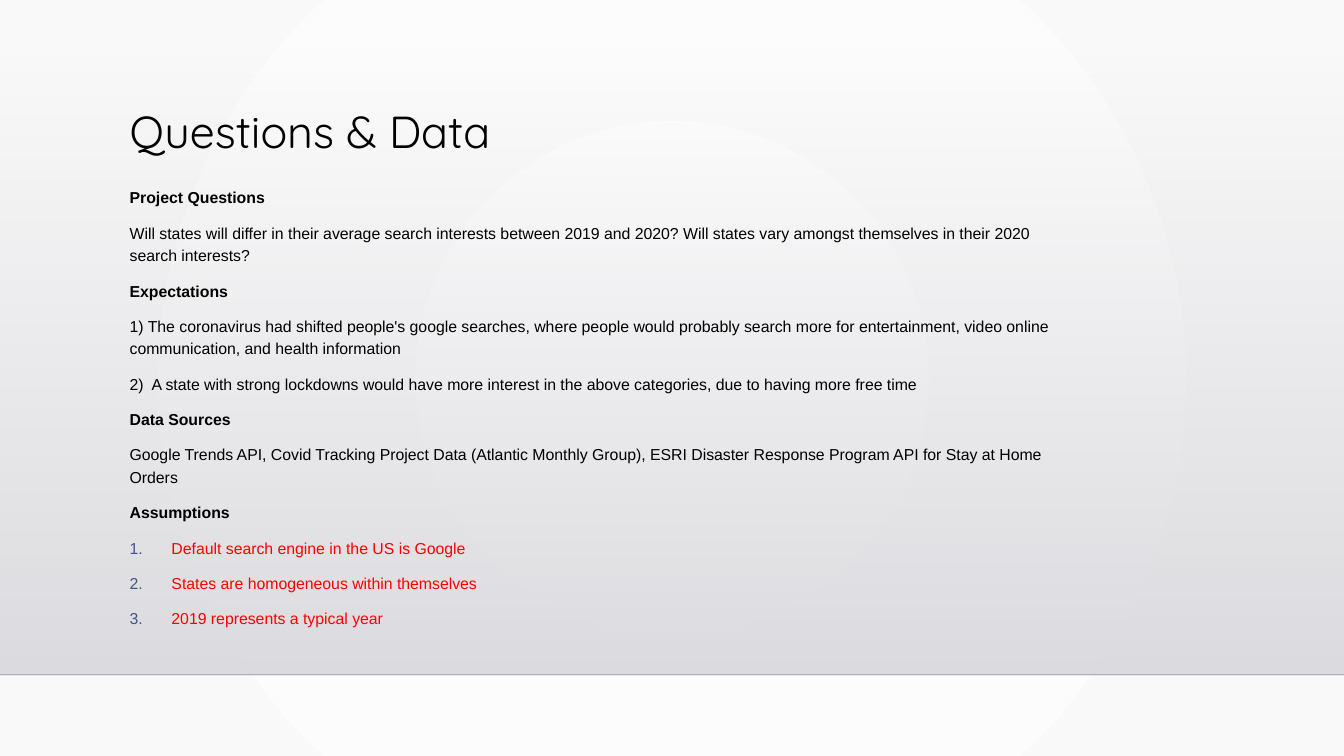
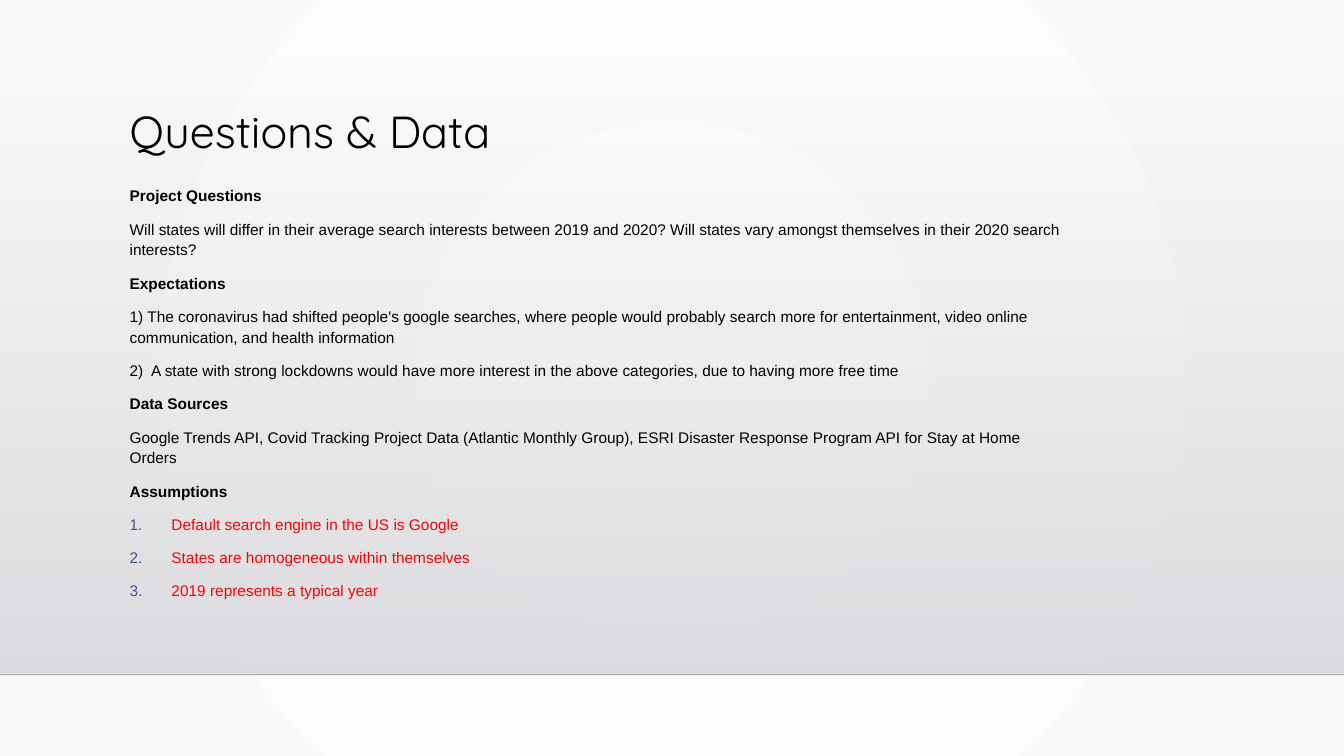
Before and after one commit to sarahDH615/google_trends_covid_project, a slide deck: slide 4 of final/final_presentation.pptx. Drawn at 1344x756 pixels with LibreOffice and Linux fonts; fonts in the diff are those of the drawing; background and template pictures are left out. Boxes give left, top, right and bottom in pixels: in the first picture for what was removed or moved away, otherwise in the second. Text is boxed around its words. In the diff, an @@ line names an element or a change of style, - is before the commit and + after.

```diff
--- a/final/final_presentation.pptx
+++ b/final/final_presentation.pptx
@@ text "Project Questions" at <box>130,190,1059,600</box>: size 11.2 to 11 pt; line spacing 1.2 to 1.12 @@
```
Also in this commit, not shown: 8 other slides changed, 1 other file.
